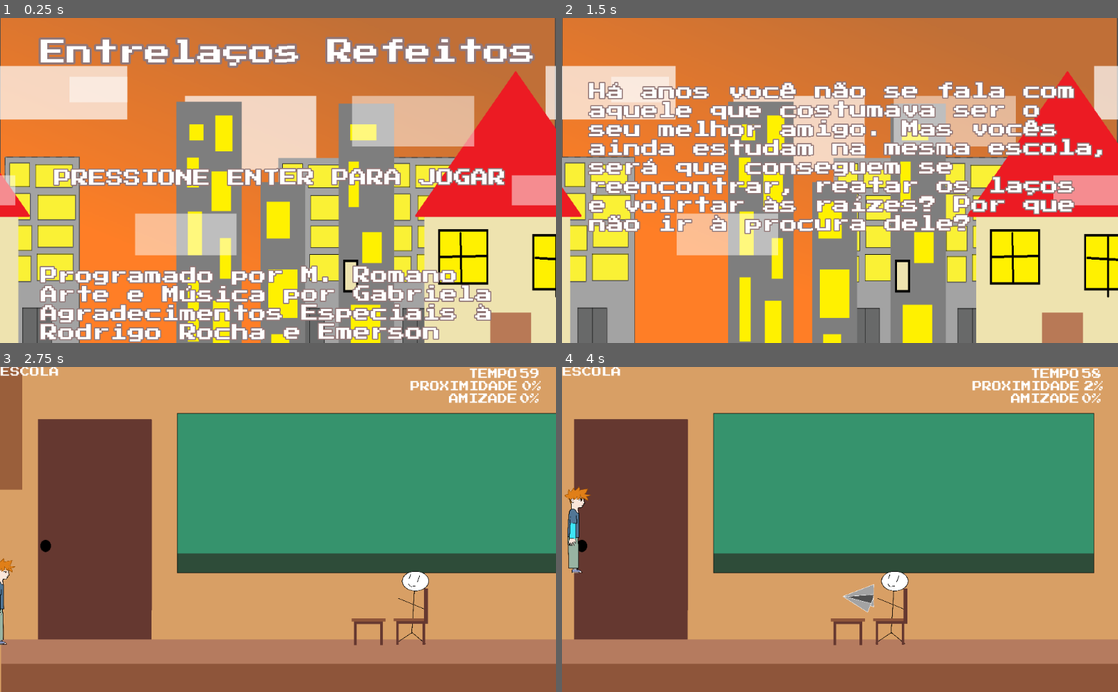
Above: before the commit, frames 1-4 (two rows, left to right).
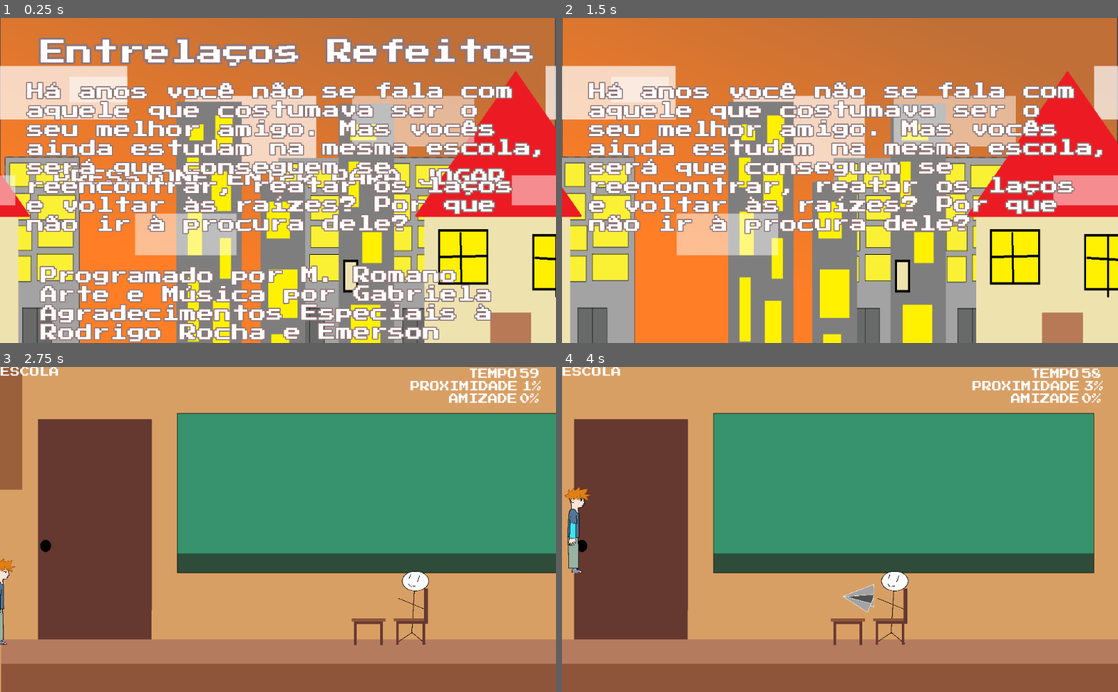
Above: after the commit, the same moments.

Repository: MRSS02/Entrela-os-Refeitos
Game: Godot game, scene res://src/Levels/Menu.tscn
Two runs of this game, one before a commit and one after it. Both use one fixed random seed, a clock stepped at 60 frames per second and the inputs below.
Inputs:
- Up to frame 1 (0.25 s): no input
- Up to frame 2 (1.5 s): tap Enter (ui_accept) at 0.5, 0.6, 1.35 s; hold Right (move_right) from 0.53 s (still down); tap Up (jump) at 0.77 s
- Up to frame 3 (2.75 s): tap Up (jump) at 1.52 s; release Right (move_right) at 2.03 s; hold Left (move_left) from 2.03 s (still down); tap Enter (ui_accept) at 2.1 s
- Up to frame 4 (4 s): release Left (move_left) at 2.78 s; hold Right (move_right) from 2.78 s (still down); tap Enter (ui_accept) at 2.85, 3.6 s; tap Up (jump) at 3.02, 3.77 s

The runs differ from the first frame. In frame 1, 17% of the frame differs, in the area x 4-98%, y 19-67%; in frame 2, 1.8%; in frame 3, less than 0.1%; in frame 4, less than 0.1%.

Commit message:
fixed bugs

Diff:
--- a/src/Effects/HUD.gd
+++ b/src/Effects/HUD.gd
@@ -12,7 +12,7 @@
 func _process(delta):
 		var time =  get_node(stage).get("timer") / 60
 		var distance = get_node(stage).get("distance")
-		var proximity = str(int(player.position.x / distance * 100))
+		var proximity = str(int(player.position.x / distance * 100) + 1)
 		var friendship = str(int(float(Friendship.friendship)/ 4 * 100))
 		print(friendship)
 		proximity += "%"
--- a/src/Levels/Afternoon.gd
+++ b/src/Levels/Afternoon.gd
@@ -6,6 +6,9 @@
 
 func _process(delta) -> void:
 
+	if player.position.y > 515:
+		player.position.y = 515
+		player.position.x += 800
 	if self.timer == 0 or player.position.x >= self.distance * 0.99:
 		if player.position.x >= self.distance * 0.99:
 			Friendship.increase()
--- a/src/Levels/Menu.tscn
+++ b/src/Levels/Menu.tscn
@@ -133,7 +133,6 @@
 valign = 1
 
 [node name="História" type="CanvasLayer" parent="."]
-visible = false
 offset = Vector2( 50, 120 )
 transform = Transform2D( 1, 0, 0, 1, 50, 120 )
 
@@ -148,7 +147,7 @@
 ainda estudam na mesma escola,
 será que conseguem se
 reencontrar, reatar os laços
-e volrtar às raízes? Por que
+e voltar às raízes? Por que
 não ir à procura dele?
 "
 valign = 1
